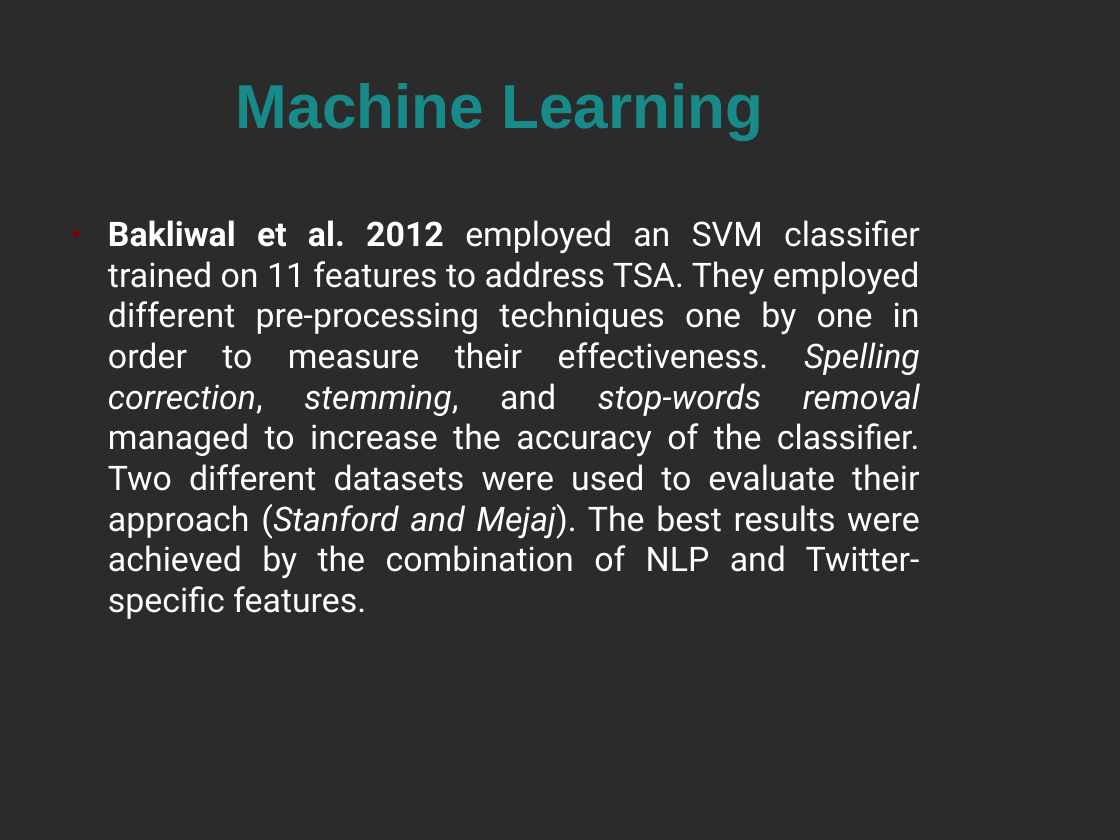
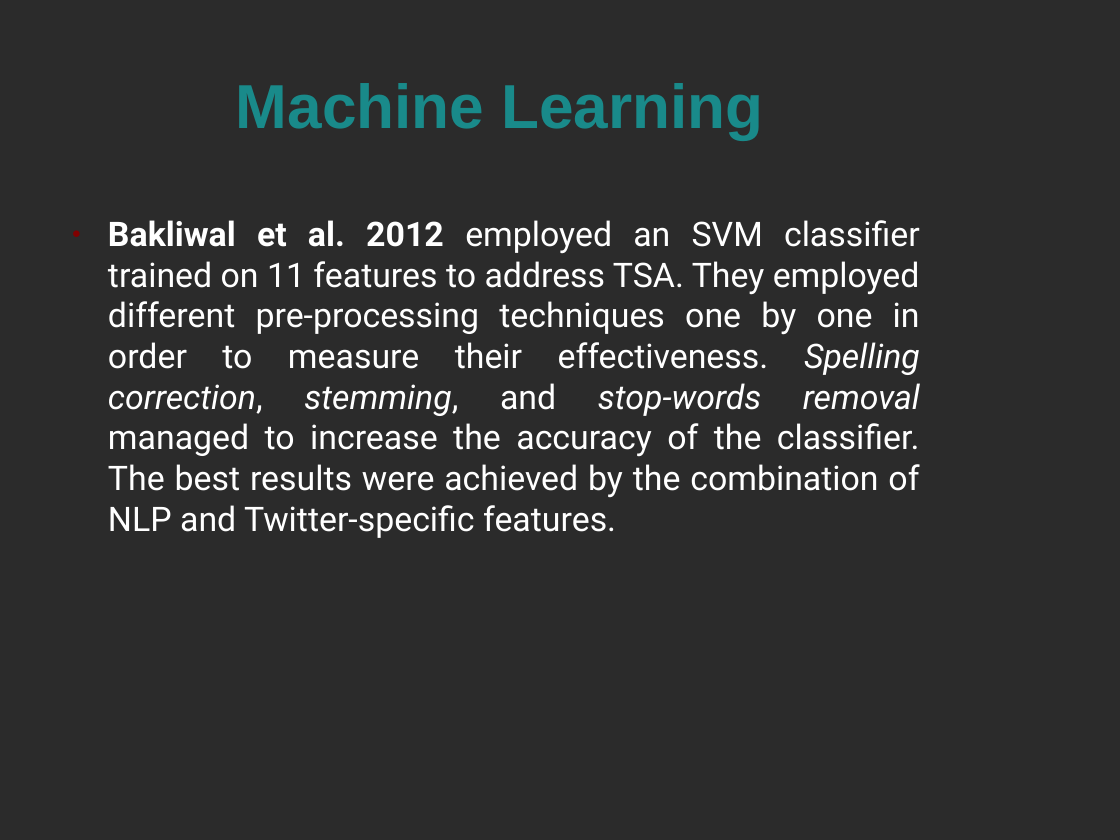
Before and after one commit to alextsil/twitter-topic-detection-and-analysis, a slide deck: slide 16 of parousiasi/presentation.odp. Drawn at 1120x840 pixels with LibreOffice and Linux fonts; fonts in the diff are those of the drawing; background and template pictures are left out; a plain dark background stands for a picture behind light text. Boxes give left, top, right and bottom in pixels: in the first picture for what was removed or moved away, otherwise in the second. Text is boxed around its words. In the diff, an @@ line names an element or a change of style, - is before the commit and + after.

Commit message:
changed some things

```diff
--- a/parousiasi/presentation.odp
+++ b/parousiasi/presentation.odp
@@ text at <box>108,220,920,538</box>: text changed @@
-● Bakliwal et al. 2012 employed an SVM classifier trained on 11 features to address TSA. They employed different pre-processing techniques one by one in order to measure their effectiveness. Spelling correction, stemming, and stop-words removal managed to increase the accuracy of the classifier. Two different datasets were used to evaluate their approach (Stanford and Mejaj). The best results were achieved by the combination of NLP and Twitter-specific features.
+● Bakliwal et al. 2012 employed an SVM classifier trained on 11 features to address TSA. They employed different pre-processing techniques one by one in order to measure their effectiveness. Spelling correction, stemming, and stop-words removal managed to increase the accuracy of the classifier. The best results were achieved by the combination of NLP and Twitter-specific features.
```
Also in this commit, not shown: 3 other slides changed, 1 slide removed.
